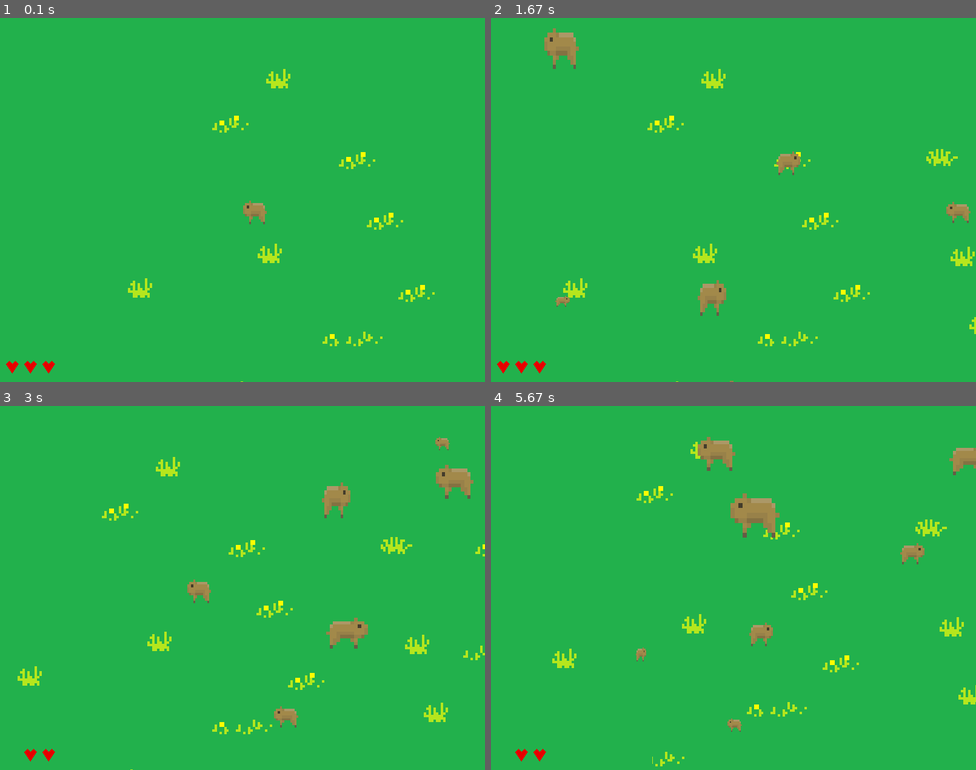
Above: before the commit, frames 1-4 (two rows, left to right).
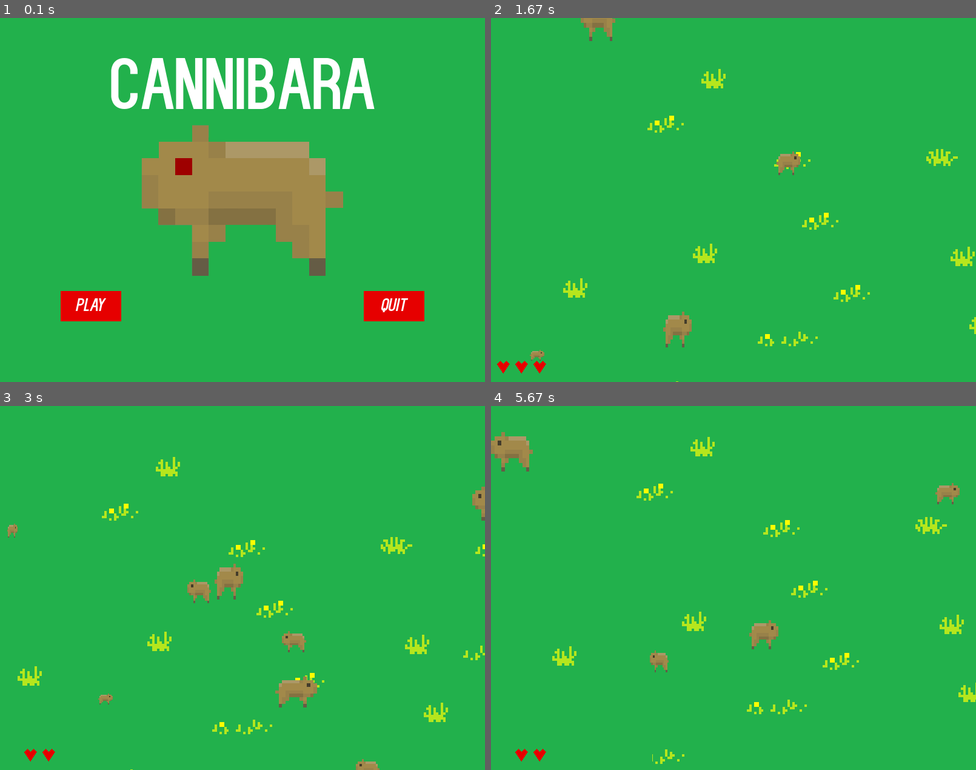
Above: after the commit, the same moments.

Repository: moren126/Cannibara_pygame
Game: pygame game, started from main.py
Two runs of this game, one before a commit and one after it. Both use one fixed random seed, a clock stepped at 60 frames per second and the inputs below.
Inputs (mouse positions are in pixels of both pictures, inside the frame that each line leads up to):
- Up to frame 1 (0.1 s): no input
- Up to frame 2 (1.67 s): press the mouse at (583, 305) at 0.37 s; move the mouse to (680, 294) at 0.47 s; release the mouse at (782, 280) at 0.6 s; hold Right 0.67-1.13 s; move the mouse to (583, 145) at 0.7 s; hold Up 1.17-1.47 s; hold Right from 1.5 s (still down)
- Up to frame 3 (3 s): release Right at 1.97 s; hold Left 2-2.53 s; hold Down 2.57-2.87 s; hold Left from 2.9 s (still down)
- Up to frame 4 (5.67 s): release Left at 3.3 s; hold Right 3.73-4.37 s; hold Down 4.4-4.77 s; hold Left 4.8-5.27 s; hold Right from 5.3 s (still down)

The runs differ from the first frame. In frame 1, 17% of the frame differs, in the area x 1-90%, y 11-100%; in frame 2, 1.7%; in frame 3, 2.8%; in frame 4, 3.7%.

Commit message:
Menu
Added menu

Diff:
--- a/main.py
+++ b/main.py
@@ -1,18 +1,109 @@
 import pygame
+import time
+import random
 from game import*
+import tkinter as tk
+from tkinter import font as tkfont
 
 WINWIDTH = 800 # szerokosc okna
 WINHEIGHT = 600 # wysokosc okna
+HALF_WINWIDTH = int(WINWIDTH / 2)
+HALF_WINHEIGHT = int(WINHEIGHT / 2)
+
+GROUNDCOLOR = (34, 177, 76)
+WHITE = (255,255,255)
+RED = (230, 0, 0)
+BRIGHT_RED = (255,0,0)
+
 
 def main():
+    global DISPLAYSURF, clock
 
     pygame.init()
     pygame.display.set_icon(pygame.image.load('graphics/capybaraUltra.png'))
     DISPLAYSURF = pygame.display.set_mode((WINWIDTH, WINHEIGHT))
     pygame.display.set_caption('Cannibara')
 
-    while True:
-        Game.runGame(WINWIDTH,WINHEIGHT,DISPLAYSURF)
+    clock = pygame.time.Clock()
+
+    menu()
+
+
+def menu():
+
+    intro = True
+
+    while intro:
+        for event in pygame.event.get():
+
+            if event.type == pygame.QUIT:
+                pygame.quit()
+                quit()
+
+        DISPLAYSURF.fill(GROUNDCOLOR)
+        BASICFONT = pygame.font.Font('fonts/Kenzo.otf', 120)
+        winSurf = BASICFONT.render('Cannibara', True, WHITE)
+        winRect = winSurf.get_rect()
+        winRect.center = (HALF_WINWIDTH, HALF_WINHEIGHT - 180)
+        DISPLAYSURF.blit(winSurf, winRect)
+
+        logoSurf = pygame.image.load('graphics/capybaraUltra.png')
+        DISPLAYSURF.blit(logoSurf, (HALF_WINWIDTH - 168, HALF_WINHEIGHT - 125))
+
+        playButton("Play",100,450,100,50,RED,BRIGHT_RED)
+        quitButton("Quit",600,450,100,50,RED,BRIGHT_RED)
+
+        pygame.display.update()
+        clock.tick(15)
+
+
+def playButton(msg,x,y,w,h,ic,ac):
+    mouse = pygame.mouse.get_pos()
+    click = pygame.mouse.get_pressed()
+
+    if x+w > mouse[0] > x and y+h > mouse[1] > y:
+        pygame.draw.rect(DISPLAYSURF, ac,(x,y,w,h))
+
+        if click[0] == 1:
+            Game.runGame(WINWIDTH,WINHEIGHT,DISPLAYSURF)
+
+    else:
+        pygame.draw.rect(DISPLAYSURF, ic,(x,y,w,h))
+
+    BASICFONT2 = pygame.font.Font('fonts/Kenzo Regular Italic.otf', 30)
+
+    winSurf2 = BASICFONT2.render('PLAY', True, WHITE)
+    winRect2 = winSurf2.get_rect()
+    winRect2.center = ( (x+(w/2)), (y+(h/2)) )
+    DISPLAYSURF.blit(winSurf2, winRect2)
+
+
+def quitButton(msg,x,y,w,h,ic,ac):
+    mouse = pygame.mouse.get_pos()
+    click = pygame.mouse.get_pressed()
+    print(mouse)
+
+    if x+w > mouse[0] > x and y+h > mouse[1] > y:
+        pygame.draw.rect(DISPLAYSURF, ac,(x,y,w,h))
+
+        if click[0] == 1:
+            quitgame()
+
+    else:
+        pygame.draw.rect(DISPLAYSURF, ic,(x,y,w,h))
+
+    BASICFONT2 = pygame.font.Font('fonts/Kenzo Regular Italic.otf', 30)
+
+    winSurf2 = BASICFONT2.render('QUIT', True, WHITE)
+    winRect2 = winSurf2.get_rect()
+    winRect2.center = ( (x+(w/2)), (y+(h/2)) )
+    DISPLAYSURF.blit(winSurf2, winRect2)
+
+
+def quitgame():
+    pygame.quit()
+    quit()
+
 
 if __name__ == '__main__':
     main()
